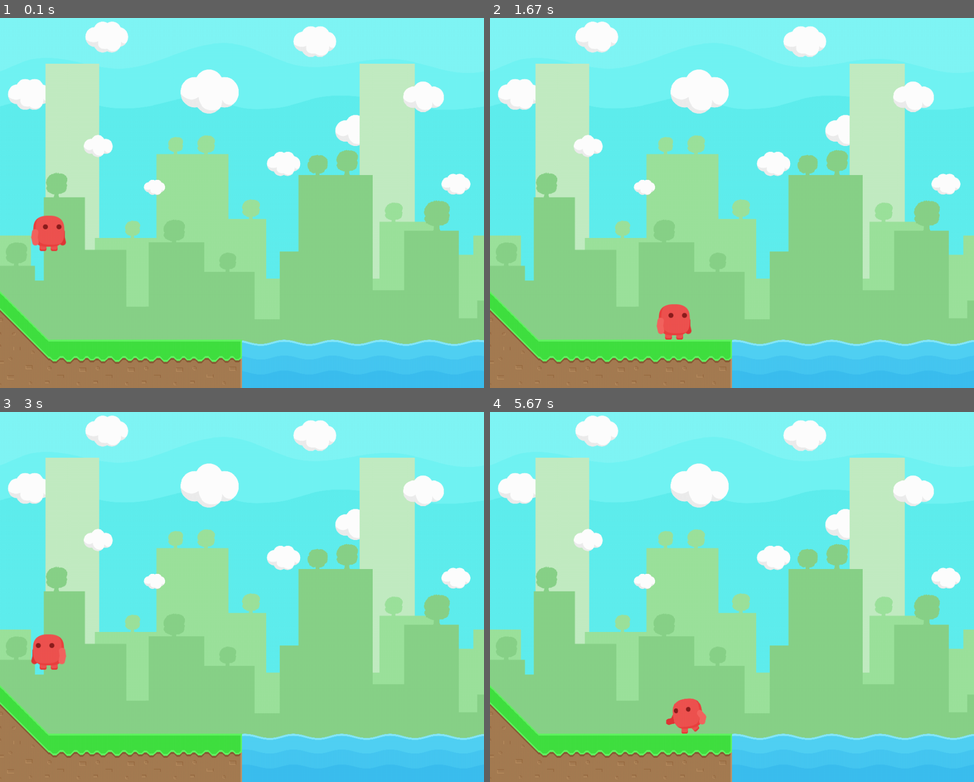
Above: before the commit, frames 1-4 (two rows, left to right).
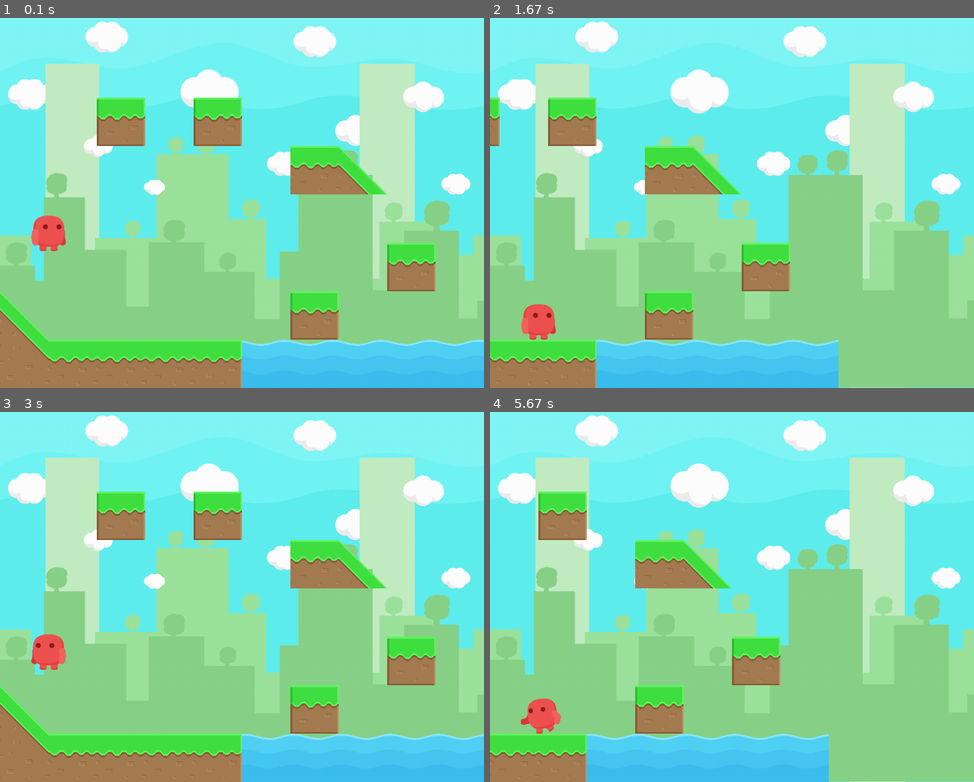
Above: after the commit, the same moments.

Repository: RogiVerakot/platformer-on-pygame
Game: pygame game, started from main.py
Same seed, same stepped clock (60 frames per second), same inputs: the game is played once before the commit and once after it.
Inputs:
- Up to frame 1 (0.1 s): no input
- Up to frame 2 (1.67 s): hold Right 0.33-0.8 s; hold Up 0.83-1.13 s; hold Right 1.17-1.63 s
- Up to frame 3 (3 s): hold Left 1.67-2.2 s; hold Left 2.23-2.63 s; hold Up from 2.67 s (still down)
- Up to frame 4 (5.67 s): release Up at 3.03 s; hold Right 3.07-3.7 s; hold Left 3.73-4.2 s; hold Right 4.23-4.7 s; hold Up 4.73-5.03 s; hold Right 5.07-5.53 s; hold Left from 5.57 s (still down)

The runs differ from the first frame. In frame 1, 7.2% of the frame differs, in the area x 20-90%, y 21-87%; in frame 2, 15%; in frame 3, 7.2%; in frame 4, 16%, in the area x 0-100%, y 21-100%.

Commit message:
I updated a start level

Diff:
--- a/main.py
+++ b/main.py
@@ -50,15 +50,25 @@
             player.speed_x = 0
 
     def update():
-        player.update()
+        # Получаем направление движения от игрока
+        move_direction = player.update()
 
-        # Проверка коллизий с платформами
+        # Двигаем все платформы в противоположную сторону
+        if move_direction != 0:
+            for platform in platforms:
+                platform.rect.x += move_direction * 5  # 5 - скорость движения
+
+            # Двигаем анимации волн тоже
+            for wave in wave_animations:
+                wave.rect.x += move_direction * 5
+
+        # Проверка коллизий (остаётся без изменений)
         player.on_ground = False
         for platform in platforms:
             if player.rect.colliderect(platform.rect):
                 handle_collision(platform)
 
-        # Границы экрана
+        # Границы экрана (теперь проверяем, чтобы игрок не уходил за пределы)
         handle_screen_bounds()
 
         # Обновление анимаций волн
@@ -134,10 +144,13 @@
         return False
 
     def handle_screen_bounds():
-        if player.rect.left < 0:
-            player.rect.left = 0
-        if player.rect.right > WIDTH:
-            player.rect.right = WIDTH
+        # # Удерживаем игрока в пределах экрана по горизонтали
+        # if player.rect.left < 50:  # Левая граница
+        #     player.rect.left = 50
+        # elif player.rect.right > WIDTH - 50:  # Правая граница
+        #     player.rect.right = WIDTH - 50
+        #
+        # Нижняя граница (если игрок падает вниз)
         if player.rect.bottom > HEIGHT:
             player.rect.bottom = HEIGHT
             player.velocity = 0
--- a/platforms.py
+++ b/platforms.py
@@ -1,6 +1,6 @@
 from tiles import *
 
-level = 1
+level = 0
 
 if level == 0:
     platforms = [
--- a/player.py
+++ b/player.py
@@ -1,5 +1,6 @@
 import pygame
 import os
+from platforms import platforms
 
 
 class Player(pygame.sprite.Sprite):
@@ -96,36 +97,61 @@
         if self.facing_left:  # Применяем отражение если смотрим влево
             self.image = pygame.transform.flip(self.image, True, False)
 
+    # def update(self):
+    #     keys = pygame.key.get_pressed()
+    #
+    #     # Сброс скорости
+    #     self.speed_x = 0
+    #     self.is_running = False
+    #
+    #     # Применение гравитации
+    #     self.velocity += self.gravity
+    #     self.rect.y += self.velocity
+    #
+    #     # Обработка движения
+    #     if keys[pygame.K_LEFT]:
+    #         platforms.rect.x -= 5
+    #         self.is_running = True
+    #         self.facing_left = True
+    #         self.image = pygame.transform.flip(self.image, True, False)  # Отражаем изображение при движении влево
+    #     if keys[pygame.K_RIGHT]:
+    #         platforms.rect.x += 5
+    #         self.is_running = True
+    #         self.facing_left = False
+    #
+    #     self.rect.x += self.speed_x
+    #     if not self.on_ground:
+    #         self.on_slope = False
+    #         self.slope_adjustment = 0
+    #
+    #
+    #     # Обновление анимации
+    #     self.update_run_animation()
+
     def update(self):
         keys = pygame.key.get_pressed()
 
-        # Сброс скорости
-        self.speed_x = 0
         self.is_running = False
-
-        # Применение гравитации
+        move_direction = 0  # 0 - нет движения, 1 - вправо, -1 - влево
+
+        # Обработка движения
+        if keys[pygame.K_LEFT]:
+            move_direction = 1  # Платформы двигаем вправо (имитация движения влево)
+            self.is_running = True
+            self.facing_left = True
+        elif keys[pygame.K_RIGHT]:
+            move_direction = -1  # Платформы двигаем влево (имитация движения вправо)
+            self.is_running = True
+            self.facing_left = False
+
+        # Гравитация
         self.velocity += self.gravity
         self.rect.y += self.velocity
 
-        # Обработка движения
-        if keys[pygame.K_LEFT]:
-            self.speed_x = -5
-            self.is_running = True
-            self.facing_left = True
-            self.image = pygame.transform.flip(self.image, True, False)  # Отражаем изображение при движении влево
-        if keys[pygame.K_RIGHT]:
-            self.speed_x = 5
-            self.is_running = True
-            self.facing_left = False
-
-        self.rect.x += self.speed_x
-        if not self.on_ground:
-            self.on_slope = False
-            self.slope_adjustment = 0
-
-
-        # Обновление анимации
+        # Анимация
         self.update_run_animation()
+
+        return move_direction
 
     def update_movement(self):
         # Обработка движения по склону
